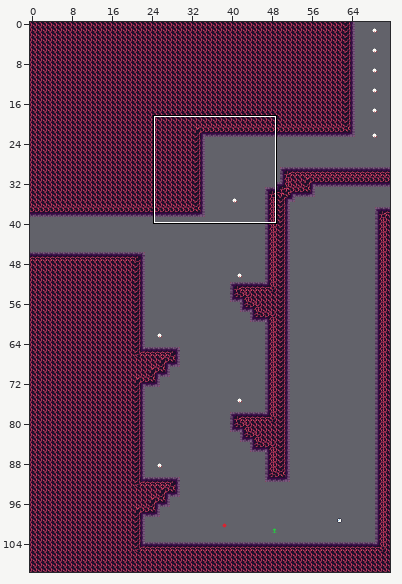
Tiled map, stored at mapping_tools/tilemaps/fire1a.tmx. The picture above shows the old version from afar; the outline marks the close-up.
Close-up. Before the commit:
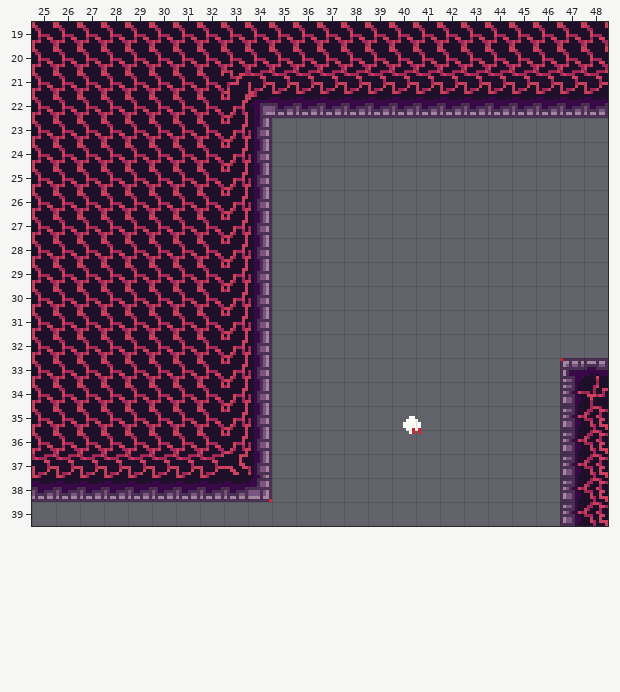
Cells are 8x8 px. Shown: x 25..48, y 19..39. The commit also changed other parts of the map, which this record leaves out.
The result:
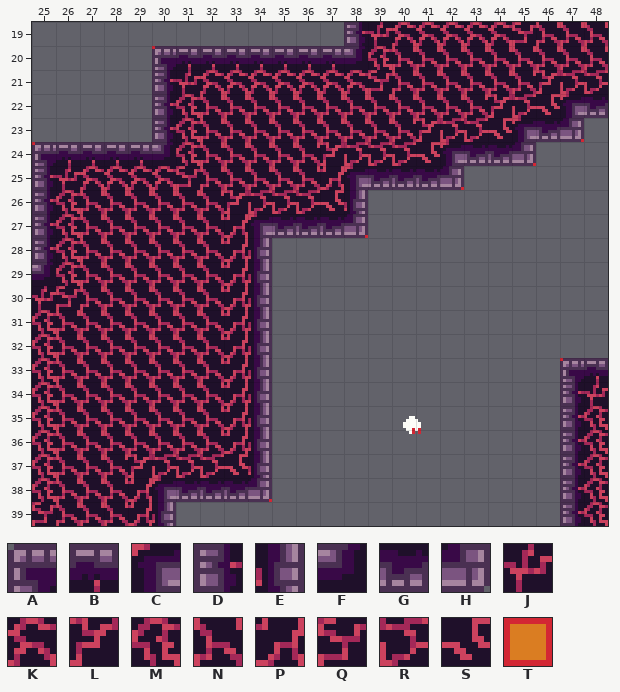
Key: from "fire": A 0, B 1, C 3, D 13, E 15, F 17, G 27, H 28, J 49, K 50, L 60, M 62, N 63, P 64, Q 74, R 76, S 77; from "tools": T 1 "ground".
_ is an empty cell.
Tiles replaced or removed in this view: C, E, G, L, N, P, R.
From old to new:
Changed rows in their new state; . is an unchanged cell.
Layer "draft":
first column x 25:
19 _____________..........
20 _____..................
21 _____..................
22 _____..................
23 _____.................T
24 ....................T..
25 .................T.....
27 .............T.........
Layer "map":
first column x 25:
19 _____________DJKKKKKQ..
20 _____ABBBBBBBFM........
21 _____DJKKKKKKKQNNNNNNL.
22 _____DM.NNNNNNNNNNNLRSC
23 _____DM.NNNNNNNNLRRSCGH
24 ABBBBFM.NNNNLRRRSCGGH..
25 DJKKKKQ.NNNNPCGGGH.....
26 DM......LRRRSE.........
27 DM.......CGGGH.........
28 DM.....................
29 FM.....................
30 JQ.....................
31 M......................
32 M......................
33 M......................
34 M......................
35 M......................
36 M......................
37 MNNNL..................
38 MNNNPC.................
39 QNNNPE.................
